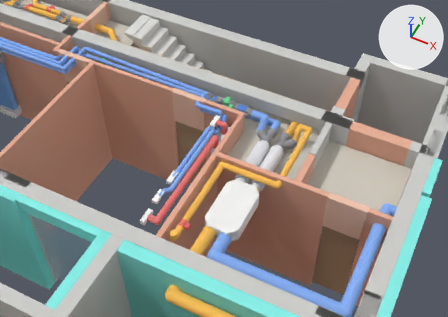
What one commit did to the glTF model m/HouseEM_AR_BS_open.glb.
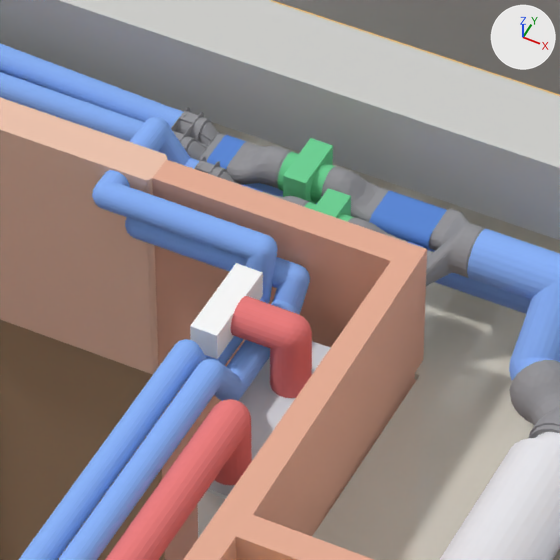
There are two pictures of each version: one from a camera (50 mm lens) standing at (12.1, -4.63, 11.88) and looking at (8.36, 2.86, 2.52), one close up on the part from 40% to 59% of the width and 24% to 50% of the height. The lights are fixed; the arrows at upper right show +X, +Y and +Z. The older version's two pictures come first. Where no turn or scale is listed for an object, it has been applied to the vertices. Vertices at exactly the same position are counted once.

The first close-up shows 'BS-BEAM08', 'BS-CL02', 'BS-DS02 SUP D160 Z1 + Z2 bedrooms (galv. spiral)', 'BS-DS04 DucoFlex Ø90 0000-4692 (E, BS-VL01)', 'BS-DS04 DucoFlex Ø90 0000-4692 (W, BS-VL04)', 'BS-FD01 SUP flex duct D125', 'BS-FD02 SUP flex duct D125', 'BS-ID03', 'BS-ID03-HEAD', 'BS-INTW14', 'BS-INTW15', 'BS-RCW05', 'BS-SL01 silencer semi-rigid D180 0000-4588 Ø280' and 21 more.
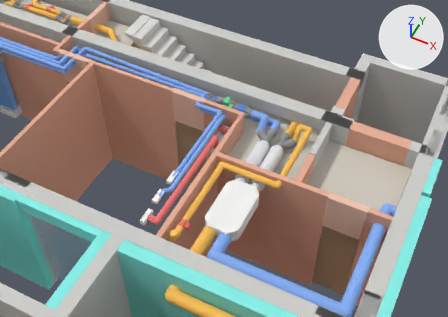
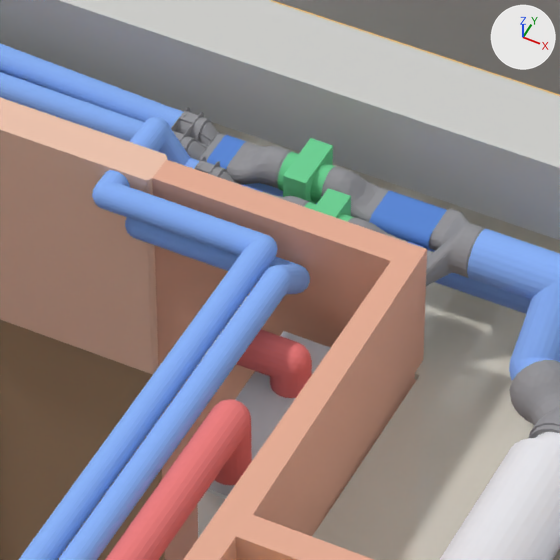
Changed parts and their boxes (x1, y1, x2, y2) in the close-ups (560 x 560 px):
'BS-FD01 SUP flex duct D125', reshaped (7% narrower, 32% shorter): before (231, 296, 312, 398); after (237, 329, 312, 398)
part 1 of me_bs_ds04_ducoflex_ø90_0000_4692__e__bs_vl01, built on: before (185, 275, 309, 401); after (185, 264, 309, 397)
part 2 of me_bs_ds04_ducoflex_ø90_0000_4692__w__bs_vl04, built on: before (174, 250, 277, 383); after (174, 242, 277, 357)
'BS-FV01 supply grille E12 300x100 + plenum', unchanged, covered by the edit: before (190, 263, 263, 359); after (192, 297, 247, 373)

Diff of the bpy script that builds the scene:
```diff
--- a/m/HouseEM_AR_BS_open.glb.py
+++ b/m/HouseEM_AR_BS_open.glb.py
@@ me_bs_ds04_ducoflex_ø90_0000_4692__e__bs_vl01 @@
 # used by ob_bs_ds04_ducoflex_ø90_0000_4692__e__bs_vl01; location = (0.0, 0.0, 0.0)
-me_bs_ds04_ducoflex_ø90_0000_4692__e__bs_vl01.from_pydata(...)  # 1901 vertices, 3840 faces; spans x 7.45..8.09, y 1.08..3.79, z 2.83..3.1
+me_bs_ds04_ducoflex_ø90_0000_4692__e__bs_vl01.from_pydata(...)  # 1487 vertices, 3008 faces; spans x 7.45..8.09, y 1.08..3.79, z 2.88..3.1
+# me_bs_ds04_ducoflex_ø90_0000_4692__e__bs_vl01 part 1: 29 vertices moved from x 8.0..8.09, y 2.98..3.55, z 2.94..3.1 to x 8.0..8.09, y 3.42..3.55, z 2.94..3.1; 618 vertices removed from x 8.0..8.09, y 2.94..3.57, z 2.83..3.09; 204 vertices added at x 8.0..8.09, y 3.38..3.57, z 2.92..3.09
 me_bs_ds04_ducoflex_ø90_0000_4692__e__bs_vl01.materials.append(mat_material_15)
@@ me_bs_ds04_ducoflex_ø90_0000_4692__w__bs_vl04 @@
 # used by ob_bs_ds04_ducoflex_ø90_0000_4692__w__bs_vl04; location = (0.0, 0.0, 0.0)
-me_bs_ds04_ducoflex_ø90_0000_4692__w__bs_vl04.from_pydata(...)  # 1491 vertices, 3008 faces; spans x 7.36..7.99, y 1.58..3.89, z 2.84..3.1
+me_bs_ds04_ducoflex_ø90_0000_4692__w__bs_vl04.from_pydata(...)  # 866 vertices, 1760 faces; spans x 7.36..7.99, y 1.58..3.89, z 2.88..3.1
+# me_bs_ds04_ducoflex_ø90_0000_4692__w__bs_vl04 part 2: 6 vertices moved within x 7.91..7.98, y 3.48..3.56, z 3.04..3.06; 645 vertices removed from x 7.9..7.99, y 2.98..3.56, z 2.84..3.1; 20 vertices added at x 7.9..7.99, y 3.52, z 3.01..3.09
 me_bs_ds04_ducoflex_ø90_0000_4692__w__bs_vl04.materials.append(mat_material_15)
@@ me_bs_fd01_sup_flex_duct_d125 @@
 # used by ob_bs_fd01_sup_flex_duct_d125; location = (0.0, 0.0, 0.0)
-me_bs_fd01_sup_flex_duct_d125.from_pydata(...)  # 253 vertices, 512 faces; spans x 7.99..8.222, y 3.218..3.343, z 2.787..3.062
+me_bs_fd01_sup_flex_duct_d125.from_pydata(...)  # 253 vertices, 512 faces; spans x 7.99..8.222, y 3.218..3.343, z 2.787..2.943
+# me_bs_fd01_sup_flex_duct_d125 part 3: all 228 vertices in x 7.99..8.222, y 3.218..3.343, z 2.938..3.062 are moved by (0.0, 0.0, -0.12)
 me_bs_fd01_sup_flex_duct_d125.materials.append(mat_material_22)
```
